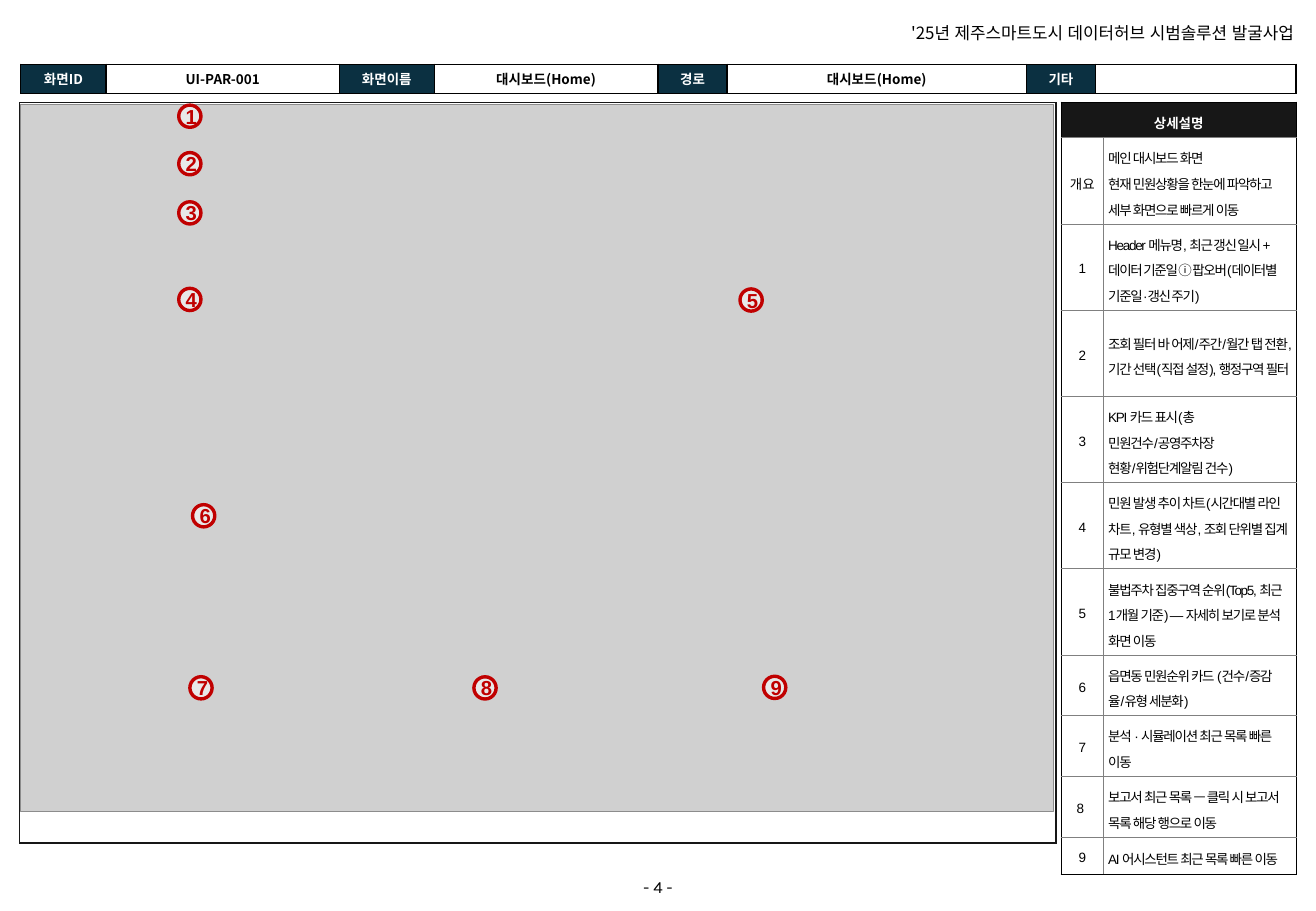
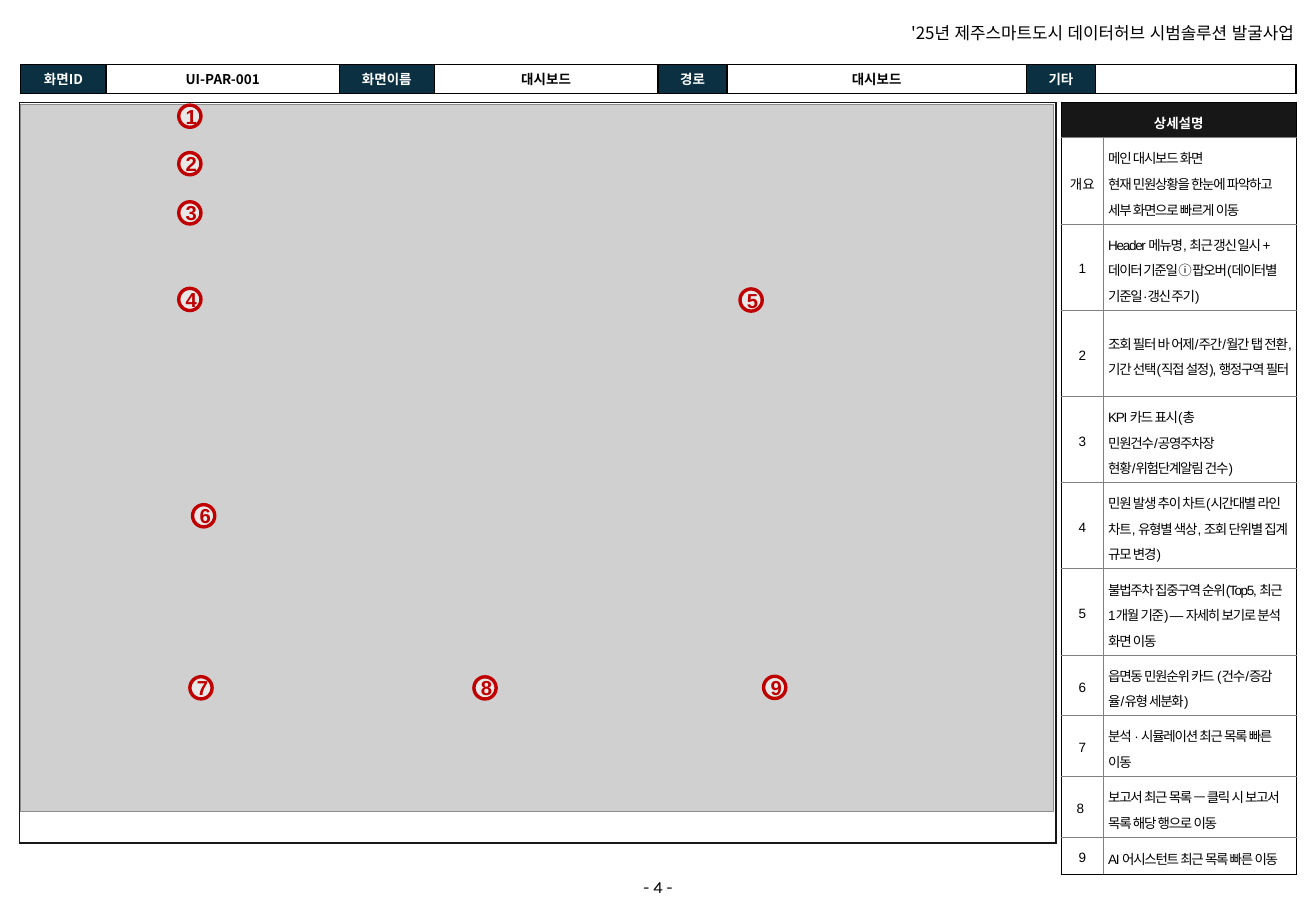
Before and after one commit to innopamSolution/jeju-datahub, a slide deck: slide 4 of Audit/JJ_PD_IP_D04_화면설계서_v1.5_이노팸.pptx. Drawn at 1316x911 pixels with LibreOffice and Linux fonts; fonts in the diff are those of the drawing; grey boxes stand for pictures; background and template pictures are left out. Boxes give left, top, right and bottom in pixels: in the first picture for what was removed or moved away, otherwise in the second. Text is boxed around its words. In the diff, an @@ line names an element or a change of style, - is before the commit and + after.

```diff
--- a/Audit/JJ_PD_IP_D04_화면설계서_v1.5_이노팸.pptx
+++ b/Audit/JJ_PD_IP_D04_화면설계서_v1.5_이노팸.pptx
@@ table at (21, 64, 1295, 94) @@
-row 1, column 4: 대시보드(Home)
+row 1, column 4: 대시보드
-row 1, column 6: 대시보드(Home)
+row 1, column 6: 대시보드
```
